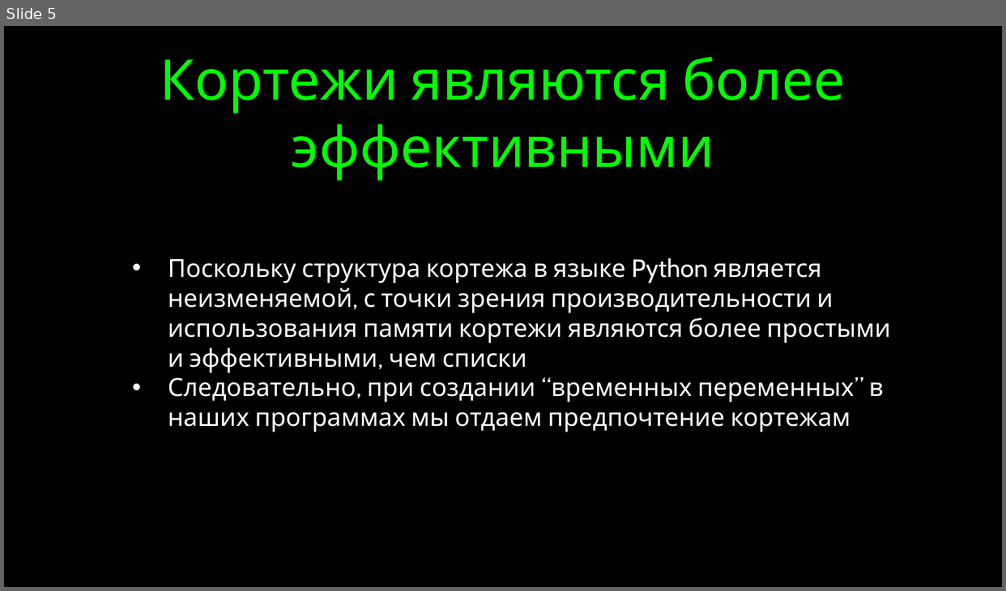
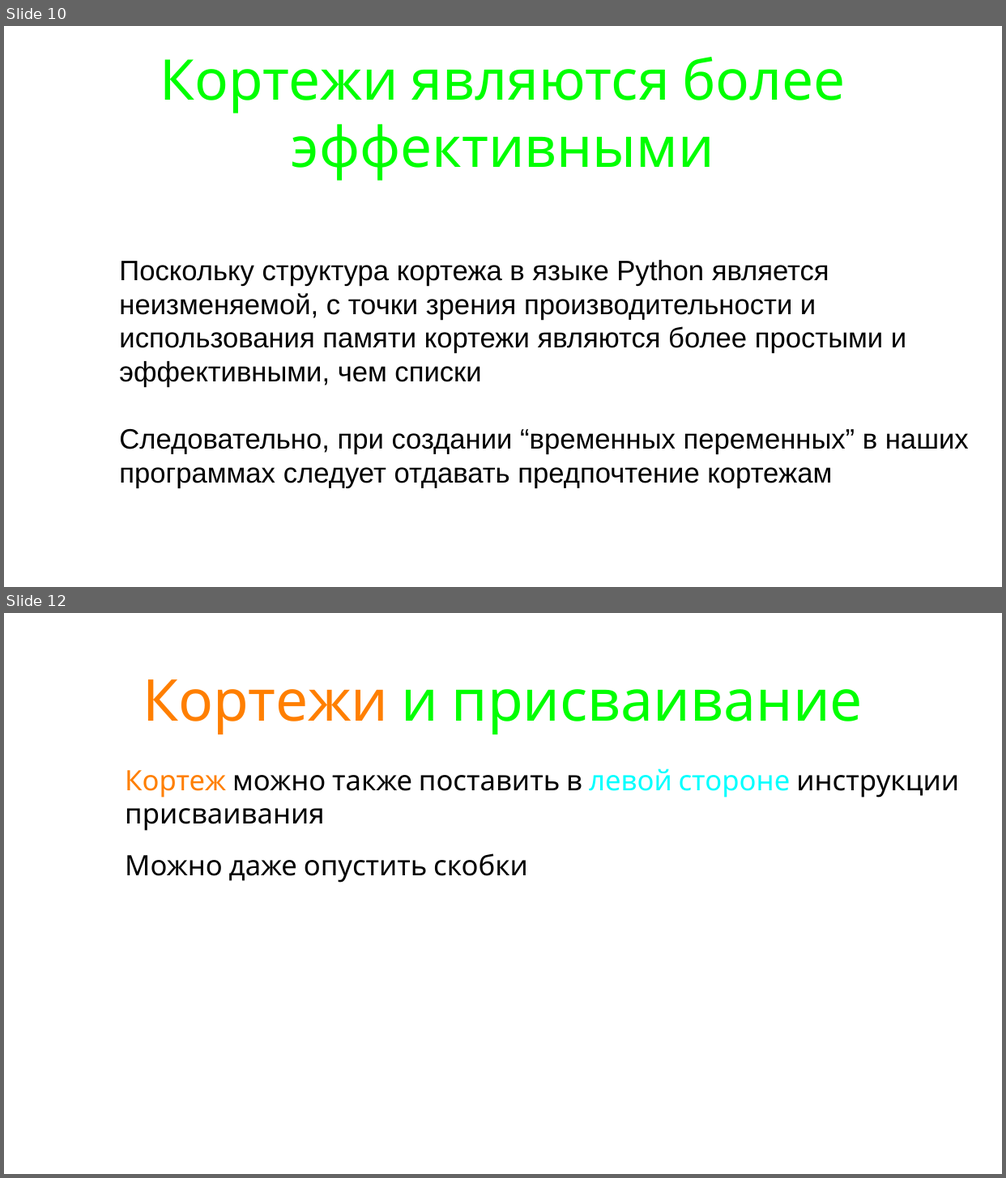
Before and after one commit to maxchv/LearnPython, a slide deck: week03/06.TuplesAndDictionary.pptx. Shown one above the other, each under a label of ours: slide 5 before the commit, slides 10 and 12 after it; the slides between them are not shown. The pictures are 1006x591 and 1006x1178 pixels, drawn with LibreOffice and Linux fonts; fonts in the diff are those of the drawing. Boxes give left, top, right and bottom in pixels: in the first picture for what was removed or moved away, otherwise in the second. Text is boxed around its words. In the diff, an @@ line names an element or a change of style, - is before the commit and + after.

```diff
--- a/week03/06.TuplesAndDictionary.pptx
+++ b/week03/06.TuplesAndDictionary.pptx
@@ slide 12 added at bbox=[4, 613, 1002, 1174], background #FFFFFF @@
@@ title added at bbox=[143, 679, 863, 735], 74 pt, text #00FF00 @@
+Кортежи и присваивание
@@ text added at bbox=[125, 769, 959, 883], 36 pt, text #000000 @@
+• Кортеж можно также поставить в левой стороне инструкции присваивания
+• Можно даже опустить скобки
@@ what was slide 5 is now slide 10 @@
@@ slide 10 changed as well @@
@@ background #000000 to #FFFFFF @@
@@ text "Поскольку структура кортежа в языке ...": place and size @@
-text "Поскольку структура кортежа в языке ..." at bbox=[168, 258, 891, 433]
+text "Поскольку структура кортежа в языке ..." at bbox=[119, 260, 969, 489]
@@ text at bbox=[119, 260, 906, 387]: size 32 to 36 pt, font Cabin to Arial, text colour #FFFFFF to #000000 in "Поскольку структура кортежа в языке Python является ..." @@
@@ text at bbox=[119, 429, 969, 489]: text changed; size 32 to 36 pt; font Cabin to Arial; text colour #FFFFFF to #000000 @@
-• Следовательно, при создании “временных переменных” в наших программах мы отдаем предпочтение кортежам
+• Следовательно, при создании “временных переменных” в наших программах следует отдавать предпочтение кортежам
```
Also in this commit, not shown: 8 other slides changed, 27 other slides added, 1 slide removed, 3 other files.
